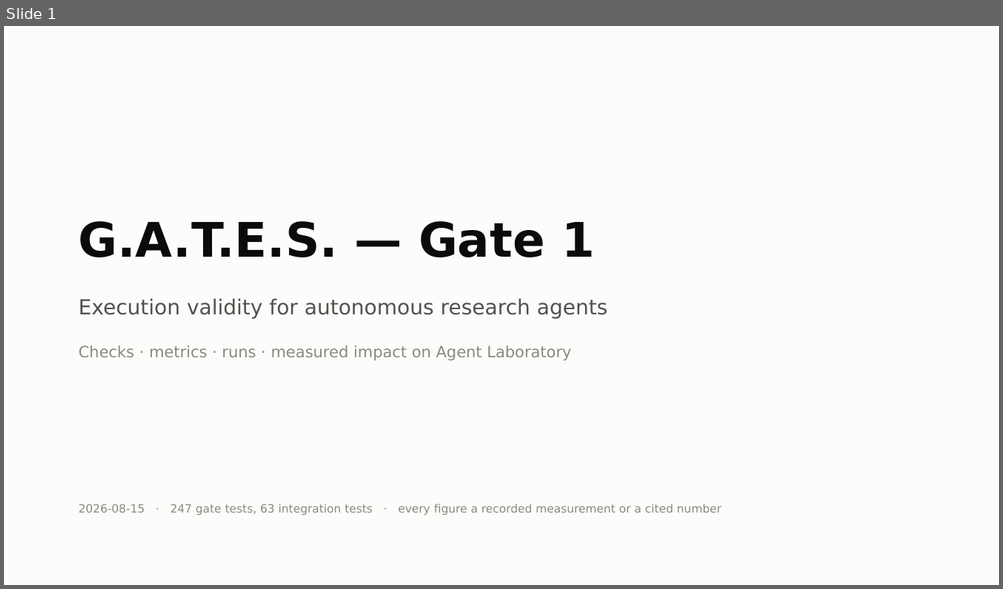
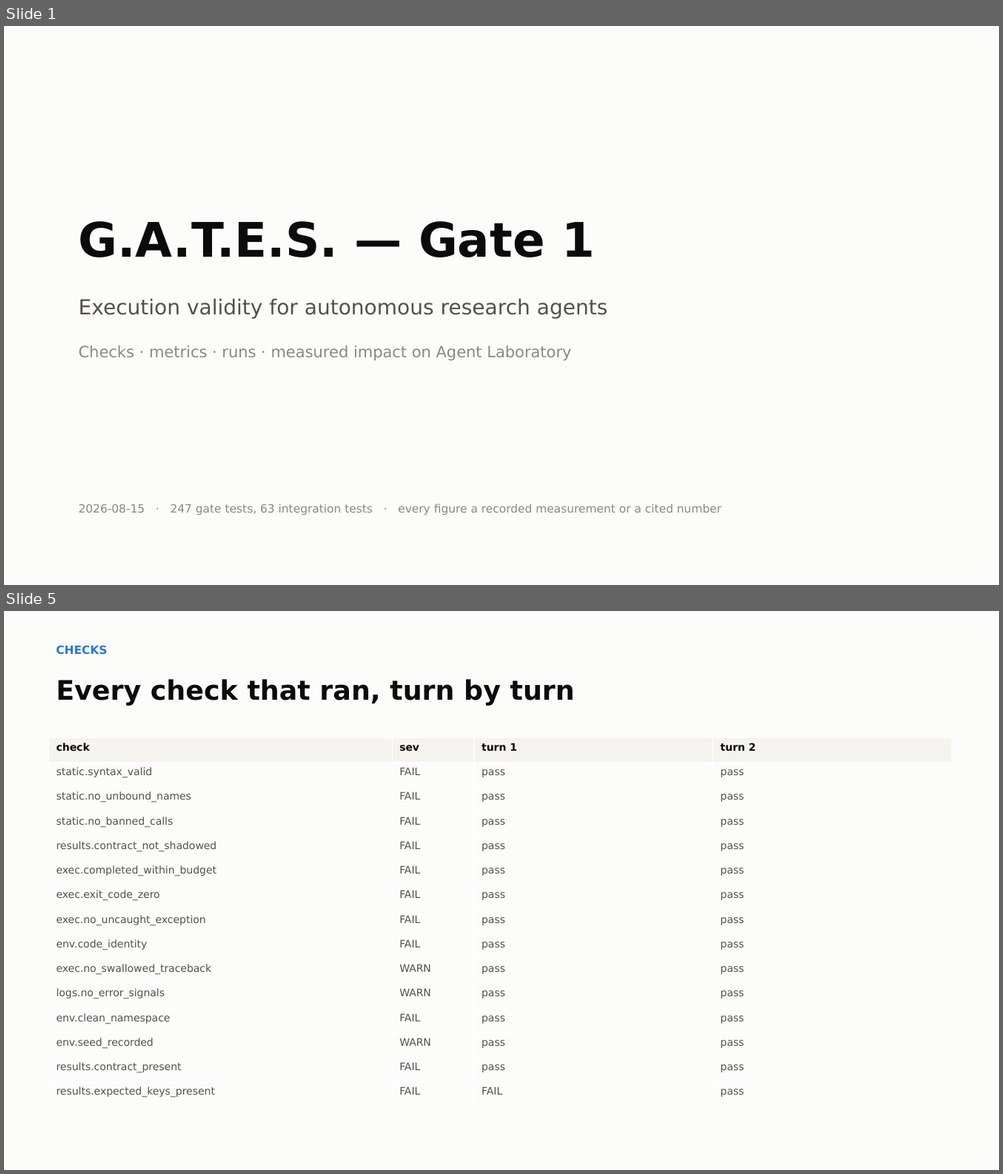
Before and after one commit to bananatruck/gates, a slide deck: reports/GATE1_DECK.pptx. Shown one above the other, each under a label of ours: slide 1 before the commit, slides 1 and 5 after it; the slides between them are not shown. The pictures are 1003x589 and 1003x1174 pixels, drawn with LibreOffice and Linux fonts; fonts in the diff are those of the drawing. Boxes give left, top, right and bottom in pixels: in the first picture for what was removed or moved away, otherwise in the second. Text is boxed around its words. In the diff, an @@ line names an element or a change of style, - is before the commit and + after.

```diff
--- a/reports/GATE1_DECK.pptx
+++ b/reports/GATE1_DECK.pptx
@@ slide 5 added at bbox=[4, 611, 999, 1170], background #FCFCFB @@
@@ text added at bbox=[56, 645, 107, 655], 11 pt, text #2A78D6, bold @@
+CHECKS
@@ text added at bbox=[56, 679, 575, 706], 26 pt, text #0B0B0B, bold @@
+Every check that ran, turn by turn
@@ table added at bbox=[48, 738, 951, 1107], 15 rows, 4 columns @@
+check | sev | turn 1 | turn 2
+static.syntax_valid | FAIL | pass | pass
+static.no_unbound_names | FAIL | pass | pass
+static.no_banned_calls | FAIL | pass | pass
+results.contract_not_shadowed | FAIL | pass | pass
+exec.completed_within_budget | FAIL | pass | pass
+exec.exit_code_zero | FAIL | pass | pass
+exec.no_uncaught_exception | FAIL | pass | pass
+env.code_identity | FAIL | pass | pass
+exec.no_swallowed_traceback | WARN | pass | pass
+logs.no_error_signals | WARN | pass | pass
+env.clean_namespace | FAIL | pass | pass
+env.seed_recorded | WARN | pass | pass
+results.contract_present | FAIL | pass | pass
+results.expected_keys_present | FAIL | FAIL | pass
```
Also in this commit, not shown: 1 slide changed, 6 other slides added, 11 other files.
